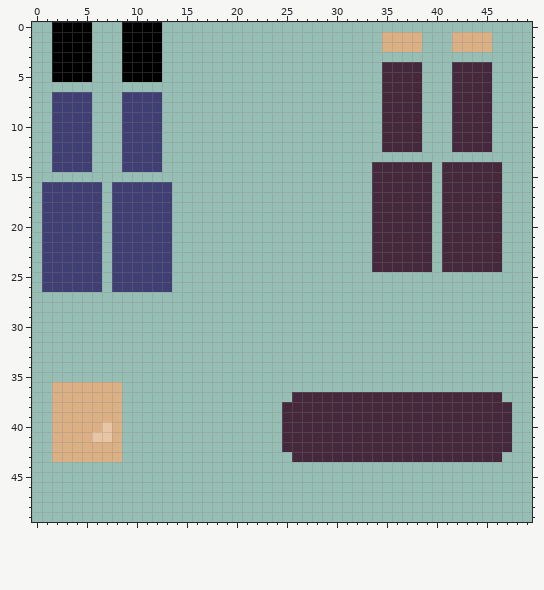
Pixel-art file -- Assets/App/Sprites/PersonBase.aseprite. The picture above was drawn from the file before the commit.
50x50 pixels, 1 frame.
And afterwards:
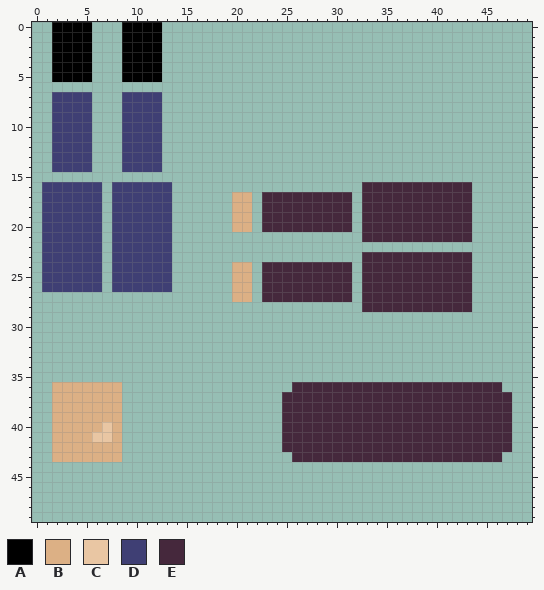
Palette (. is transparent): A #000000  B #dcb085  C #e9c6a3  D #3f3f74  E #45283c
Changes in this commit:
The edit adds colour B in rows 17 to 20 at x 20 to 21; in rows 24 to 27 at x 20 to 21.
The edit adds colour E in row 16 at x 33 and 40; in rows 17 to 20 at x 23 to 31, 33 and 40; in row 21 at x 33 and 40; in row 23 at x 33 and 40; in row 24 at x 23 to 31, 33 and 40; in rows 25 to 27 at x 23 to 31 and 33 to 43.
The edit adds colour E in row 28 at x 33 to 43; in row 36 at x 26 to 46; in row 37 at x 25 and 47.
The author cleared colour B in rows 1 to 2 at x 35 to 38 and 42 to 45.
The author cleared colour E in rows 4 to 12 at x 35 to 38 and 42 to 45; in rows 14 to 15 at x 34 to 39 and 41 to 46; in rows 16 to 21 at x 44 to 46; in row 22 at x 34 to 39 and 41 to 46; in rows 23 to 24 at x 44 to 46.
Pixel boxes of the changes (left, top, right, bottom) in both pictures:
changed: (232, 32, 502, 312)
added: (282, 382, 512, 402)
